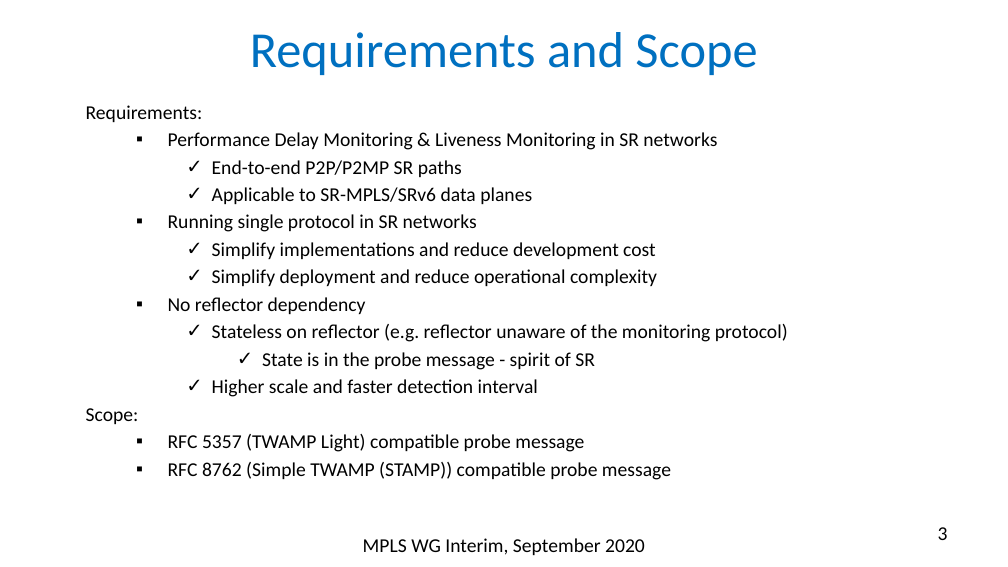
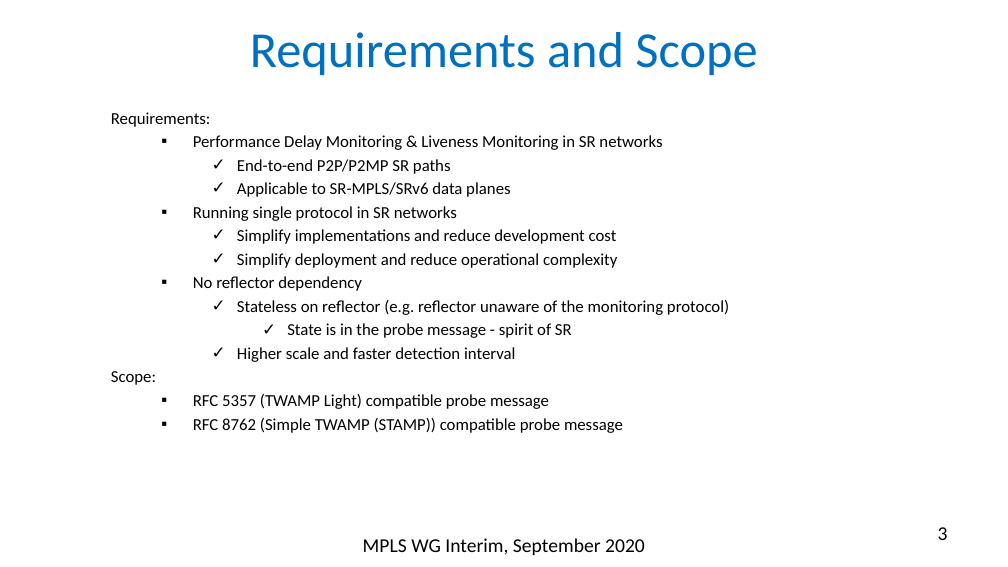
Before and after one commit to rakgandhi/ietf-slides, a slide deck: slide 3 of draft-gandhi-spring-sr-enhanced-plm-03.pptx. Drawn at 1008x567 pixels with LibreOffice and Linux fonts; fonts in the diff are those of the drawing. Boxes give left, top, right and bottom in pixels: in the first picture for what was removed or moved away, otherwise in the second. Text is boxed around its words. In the diff, an @@ line names an element or a change of style, - is before the commit and + after.

```diff
--- a/draft-gandhi-spring-sr-enhanced-plm-03.pptx
+++ b/draft-gandhi-spring-sr-enhanced-plm-03.pptx
@@ text "Requirements:": place and size @@
-text "Requirements:" at [86, 105, 788, 480]
+text "Requirements:" at [111, 112, 729, 433]
@@ text "Requirements:" at [111, 112, 729, 433]: size 14 to 12 pt @@
```
Also in this commit, not shown: 4 other slides changed, 1 other file.
